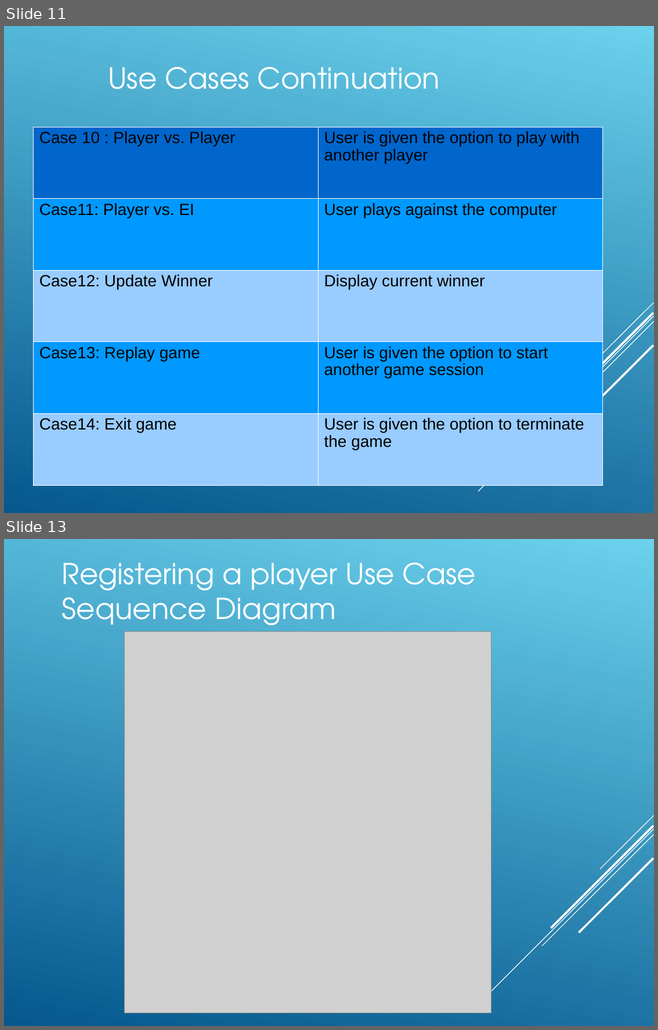
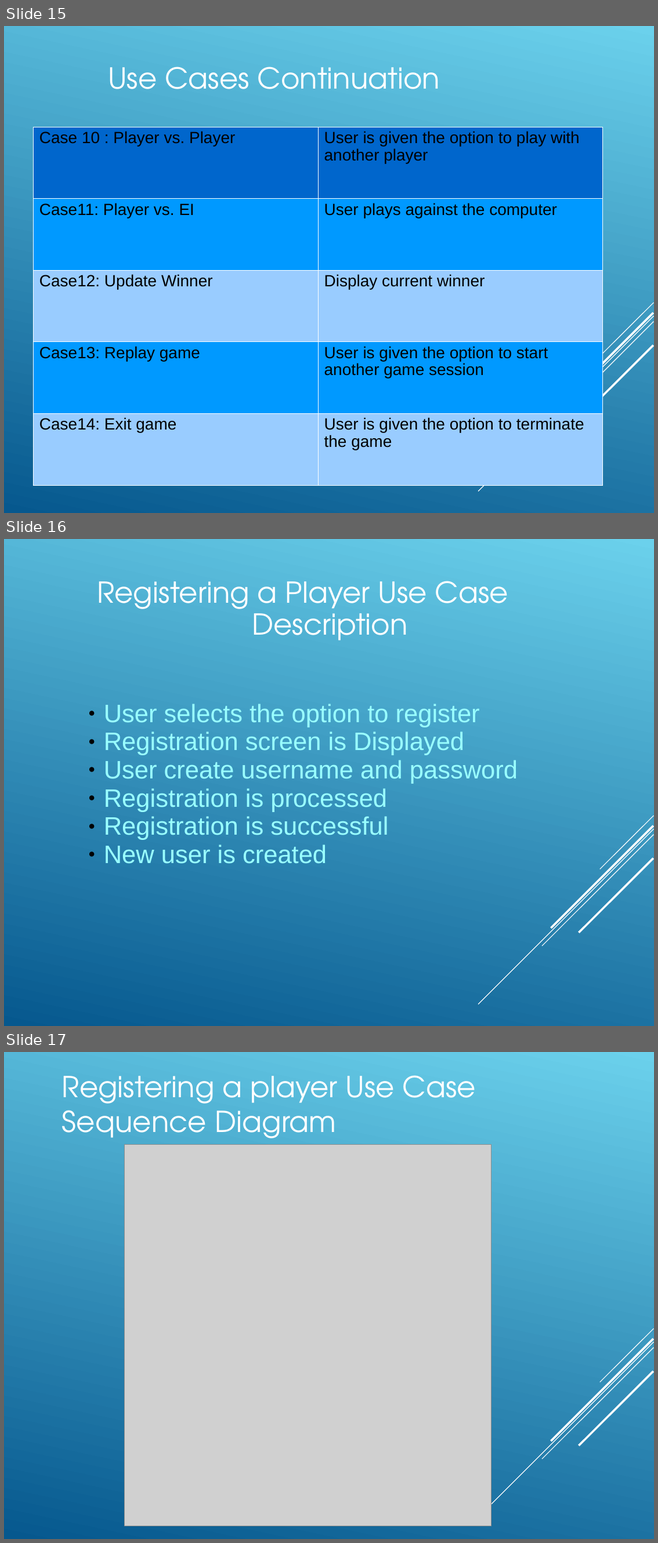
Before and after one commit to Amatarasu/A-Team, a slide deck: Power.Point.Presentation-bk.ppt. Shown one above the other, each under a label of ours: slides 11 and 13 before the commit, slides 15, 16 and 17 after it; the slides between them are not shown. The pictures are 658x1030 and 658x1543 pixels, drawn with LibreOffice and Linux fonts; fonts in the diff are those of the drawing; grey boxes stand for pictures. Boxes give left, top, right and bottom in pixels: in the first picture for what was removed or moved away, otherwise in the second. Text is boxed around its words. In the diff, an @@ line names an element or a change of style, - is before the commit and + after.

```diff
--- a/Power.Point.Presentation-bk.ppt
+++ b/Power.Point.Presentation-bk.ppt
@@ slide 16 added at [4,539,654,1026], background gradient #6BD1EC to #06588E; not listed: 5 template elements that a slide beside it also shows @@
@@ title added at [97,581,508,641], 32 pt, text #FFFFFF @@
+Registering a Player Use Case Description
@@ text added at [104,704,517,864], 28 pt, text #99FFFF @@
+● User selects the option to register
+● Registration screen is Displayed
+● User create username and password
+● Registration is processed
+● Registration is successful
+● New user is created
@@ what was slide 11 is now slide 15 @@
@@ what was slide 13 is now slide 17 @@
```
Also in this commit, not shown: 4 slides changed, 8 other slides added, 2 slides removed.
